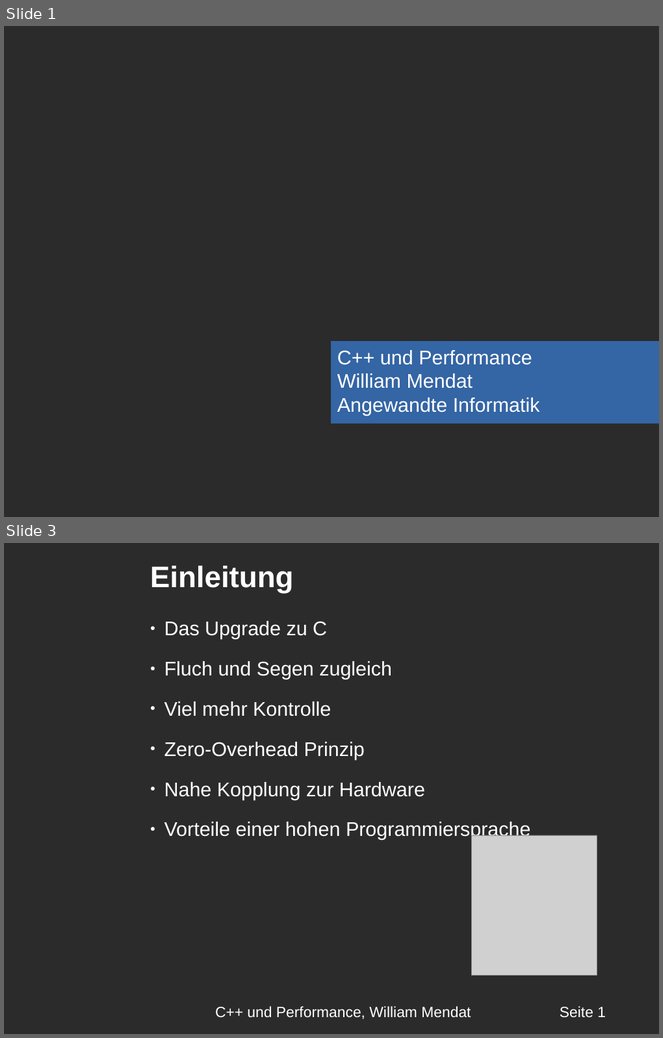
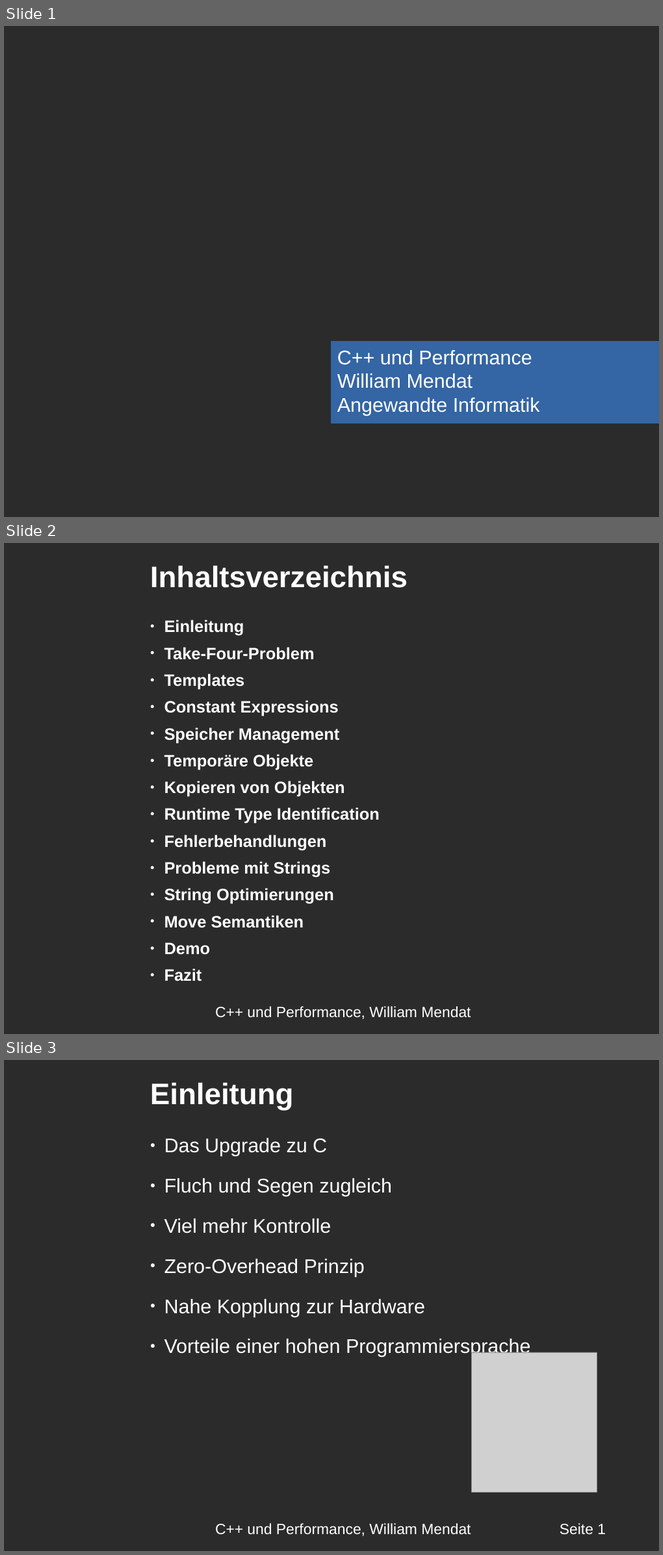
Before and after one commit to williammendat/Seminar_Neue_Technologien, a slide deck: Präsentation/Präsentation.odp. Shown one above the other, each under a label of ours: slides 1 and 3 before the commit, slides 1, 2 and 3 after it; the slides between them are not shown. The pictures are 663x1038 and 663x1555 pixels, drawn with LibreOffice and Linux fonts; fonts in the diff are those of the drawing; grey boxes stand for pictures; background and template pictures are left out; a plain dark background stands for a picture behind light text. Boxes give left, top, right and bottom in pixels: in the first picture for what was removed or moved away, otherwise in the second. Text is boxed around its words. In the diff, an @@ line names an element or a change of style, - is before the commit and + after.

```diff
--- a/Präsentation/Präsentation.odp
+++ b/Präsentation/Präsentation.odp
@@ slide 2 added at bbox=[4, 543, 659, 1034], background picture (left out) @@
@@ text added at bbox=[150, 566, 408, 588], 36 pt, text #FFFFFF, bold @@
+Inhaltsverzeichnis
@@ text added at bbox=[165, 620, 380, 955], 20 pt, text #FFFFFF, bold @@
+● Einleitung
+● Take-Four-Problem
+● Templates
+● Constant Expressions
+● Speicher Management
+● Temporäre Objekte
+● Kopieren von Objekten
+● Runtime Type Identification
+● Fehlerbehandlungen
+● Probleme mit Strings
+● String Optimierungen
+● Move Semantiken
+● Demo
+● Fazit
@@ text added at bbox=[215, 1006, 471, 1019], 18 pt, text #FFFFFF @@
+C++ und Performance, William Mendat
```
Also in this commit, not shown: 21 other slides added, 17 slides removed, 2 other files.
